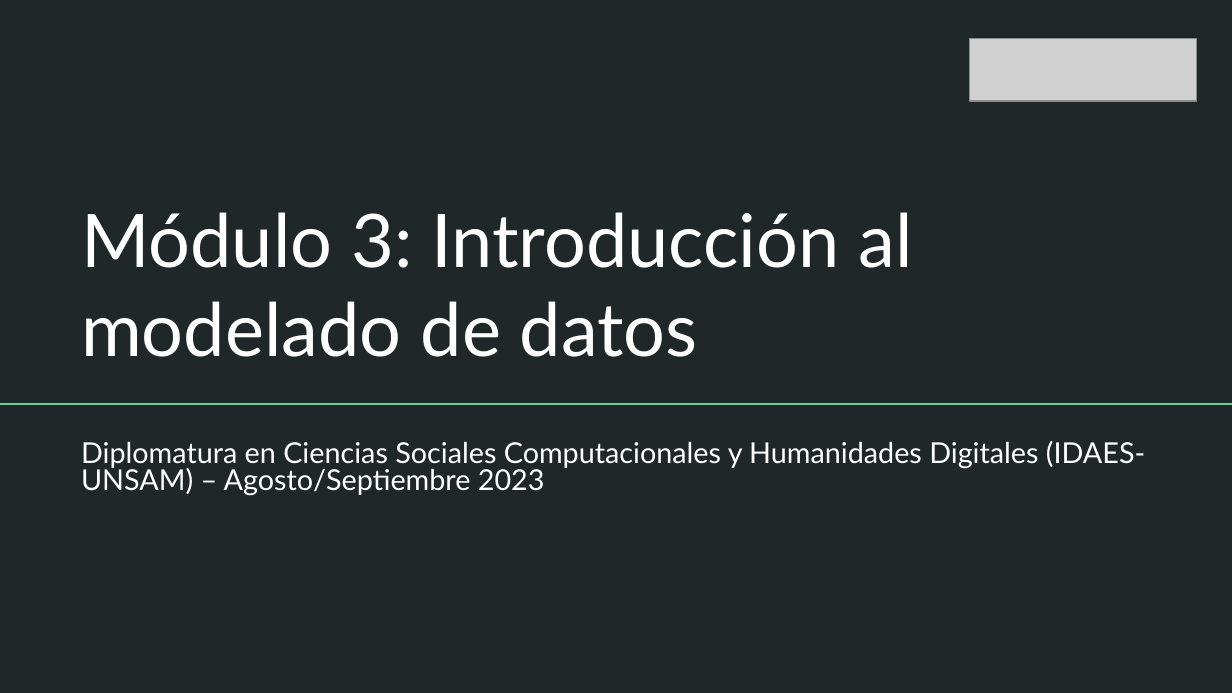
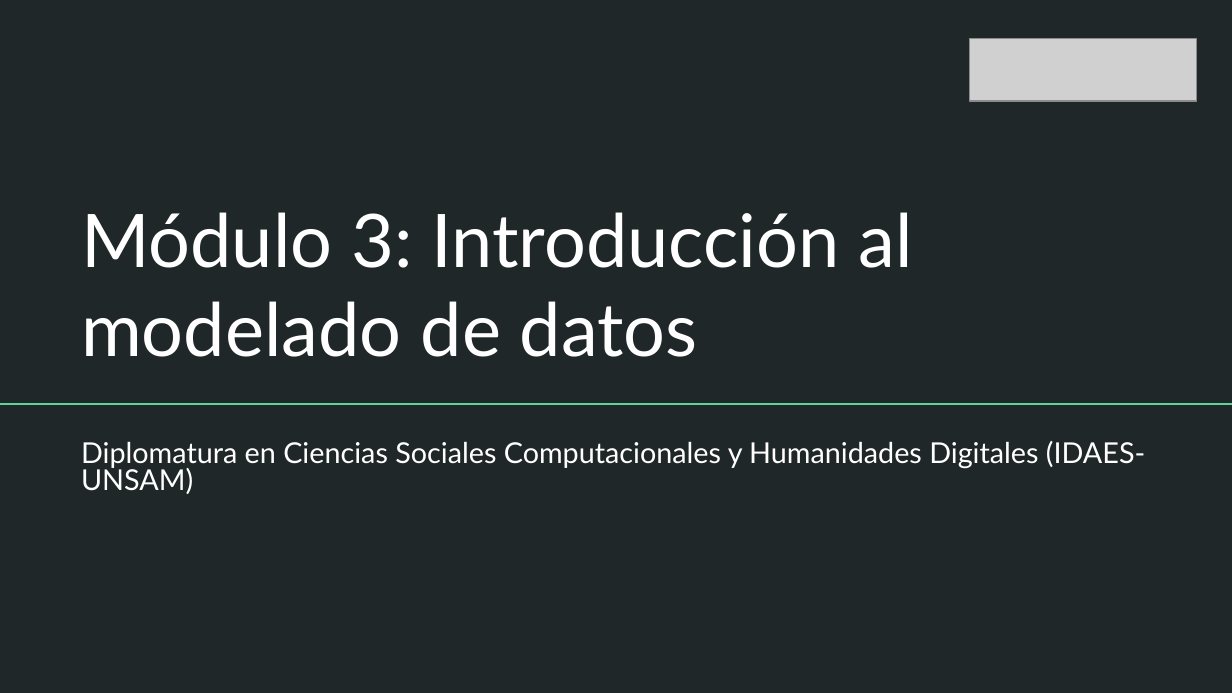
Before and after one commit to DCSCyHD/2023_modulo_3, a slide deck: slide 1 of clase1/teorica_1.pptx. Drawn at 1232x693 pixels with LibreOffice and Linux fonts; fonts in the diff are those of the drawing; grey boxes stand for pictures. Boxes give left, top, right and bottom in pixels: in the first picture for what was removed or moved away, otherwise in the second. Text is boxed around its words. In the diff, an @@ line names an element or a change of style, - is before the commit and + after.

```diff
--- a/clase1/teorica_1.pptx
+++ b/clase1/teorica_1.pptx
@@ subtitle at [81, 441, 1145, 494]: text changed @@
-Diplomatura en Ciencias Sociales Computacionales y Humanidades Digitales (IDAES-UNSAM) – Agosto/Septiembre 2023
+Diplomatura en Ciencias Sociales Computacionales y Humanidades Digitales (IDAES-UNSAM)
```
Also in this commit, not shown: 2 other slides changed, 3 slides added, 5 other files.
